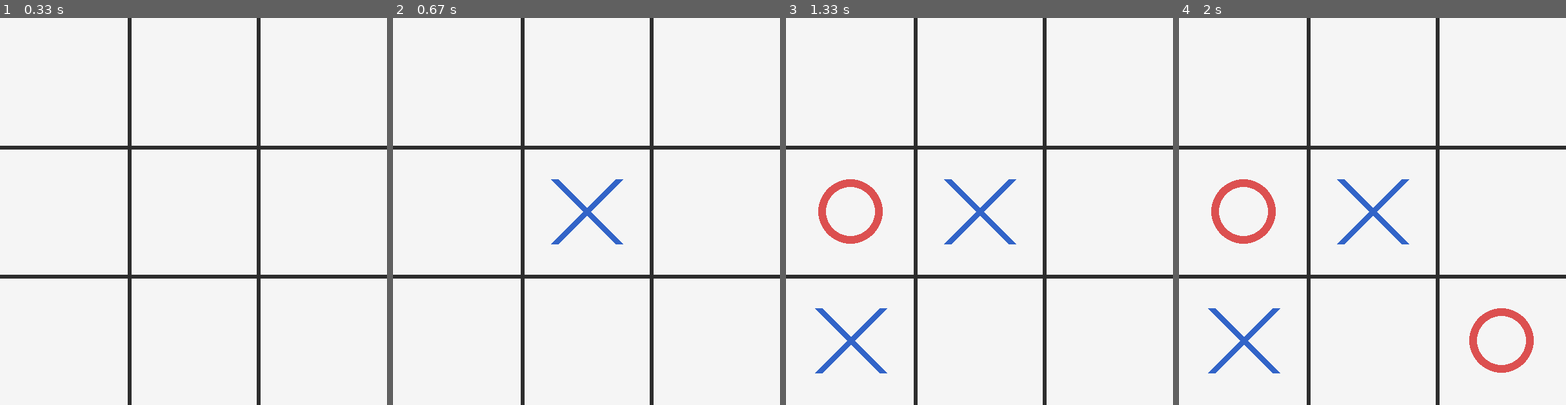
Above: before the commit, frames 1-4 (left to right).
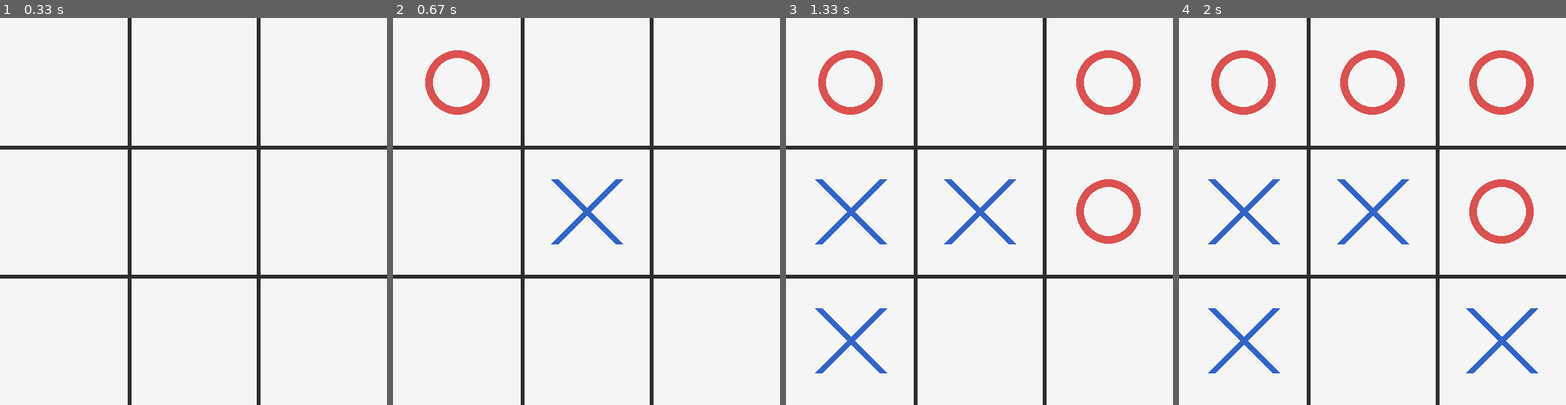
Above: after the commit, the same moments.

Repository: gustavomello-source/MinMax-Tic-Tac-Toe
Game: pygame game, started from src/tictactoe/__main__.py
Same seed, same stepped clock (60 frames per second), same inputs: the game is played once before the commit and once after it.
Inputs (mouse positions are in pixels of both pictures, inside the frame that each line leads up to):
- Up to frame 1 (0.33 s): no input
- Up to frame 2 (0.67 s): click (586, 211) at 0.38 s
- Up to frame 3 (1.33 s): click (886, 215) at 0.72 s; click (859, 304) at 1.05 s
- Up to frame 4 (2 s): click (1511, 346) at 1.38 s

Frame 1 is identical in both runs. In frame 2, 0.9% of the frame differs, in the area x 8-25%, y 8-25%; in frame 3, 4.2%; in frame 4, 6.6%, in the area x 7-93%, y 8-92%.

Commit message:
feat(app): configure MinMax opponent

Diff:
--- a/src/tictactoe/main.py
+++ b/src/tictactoe/main.py
@@ -1,8 +1,15 @@
 """Run the Tic Tac Toe application."""
 
+from tictactoe.ai.minmax import MinMax
+from tictactoe.game.player_mark import PlayerMark
 from tictactoe.ui.pygame import PygameApp
+
+
+def create_app() -> PygameApp:
+    """Create the Pygame application with a MinMax opponent."""
+    return PygameApp(opponent_move_selector=MinMax(PlayerMark.O))
 
 
 def main() -> None:
     """Start the Pygame application."""
-    PygameApp().run()
+    create_app().run()
--- /dev/null
+++ b/tests/test_main.py
@@ -0,0 +1,11 @@
+from tictactoe.ai.minmax import MinMax
+from tictactoe.game.player_mark import PlayerMark
+from tictactoe.main import create_app
+
+
+def test_create_app_configures_minmax_as_o_player() -> None:
+    """The application should use MinMax as the O opponent."""
+    app = create_app()
+
+    assert isinstance(app.opponent_move_selector, MinMax)
+    assert app.opponent_move_selector.ai_player == PlayerMark.O
